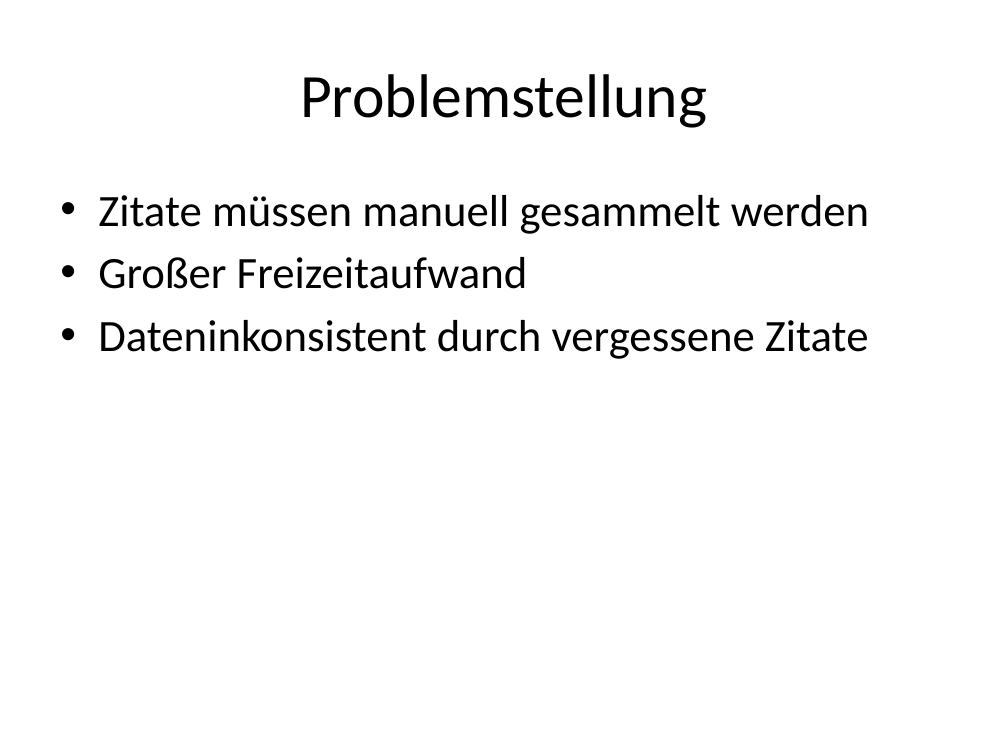
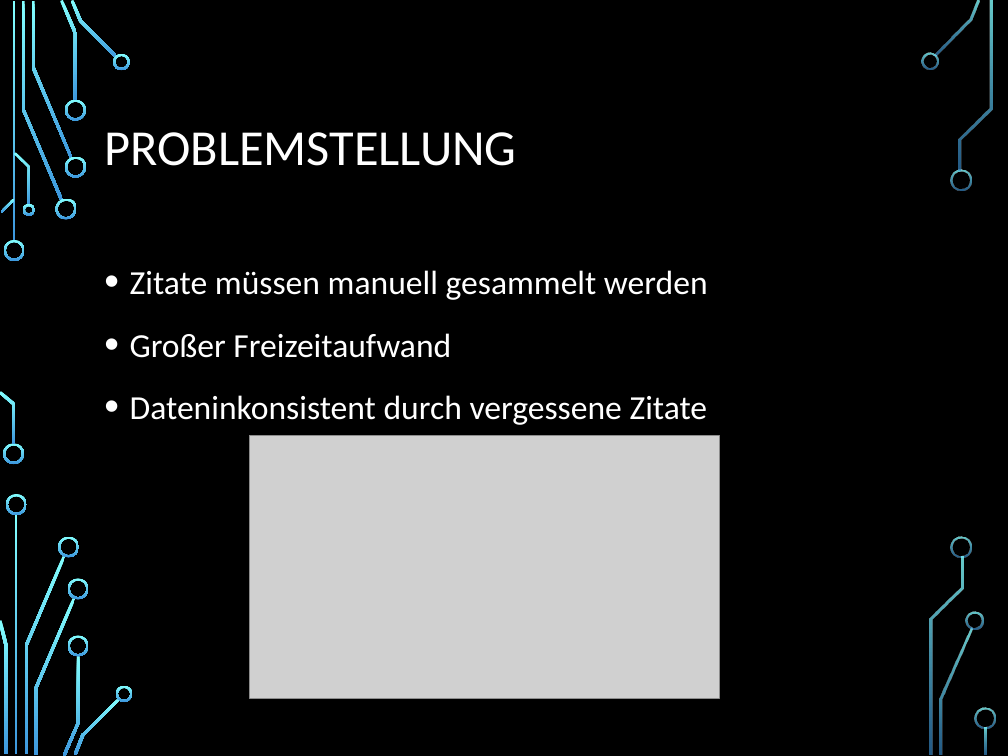
Before and after one commit to SanctumDesert/ZitateSammler, a slide deck: slide 3 of Zitatesammlung.pptx. Drawn at 1008x756 pixels with LibreOffice and Linux fonts; fonts in the diff are those of the drawing; grey boxes stand for pictures; background and template pictures are left out. Boxes give left, top, right and bottom in pixels: in the first picture for what was removed or moved away, otherwise in the second. Text is boxed around its words. In the diff, an @@ line names an element or a change of style, - is before the commit and + after.

```diff
--- a/Zitatesammlung.pptx
+++ b/Zitatesammlung.pptx
@@ background #FFFFFF to picture (left out) @@
@@ title at [104,132,516,166]: text changed; size 44 to 36 pt; text colour #000000 to #FFFFFF @@
-Problemstellung
+PROBLEMSTELLUNG
@@ text "Zitate müssen manuell gesammelt werden": place and size @@
-text "Zitate müssen manuell gesammelt werden" at [98,195,869,359]
+text "Zitate müssen manuell gesammelt werden" at [130,270,708,425]
@@ text "Zitate müssen manuell gesammelt werden" at [130,270,708,425]: size 32 to 24 pt, text colour #000000 to #FFFFFF; indent changed; line spacing 1 to 1.2; more space between paragraphs @@
@@ picture added at [250,435,720,700] @@
@@ group added at [0,0,995,756]: 33 freeform shapes, 3 rectangles @@
```
Also in this commit, not shown: 16 other slides changed, 2 slides added, 14 other files.
